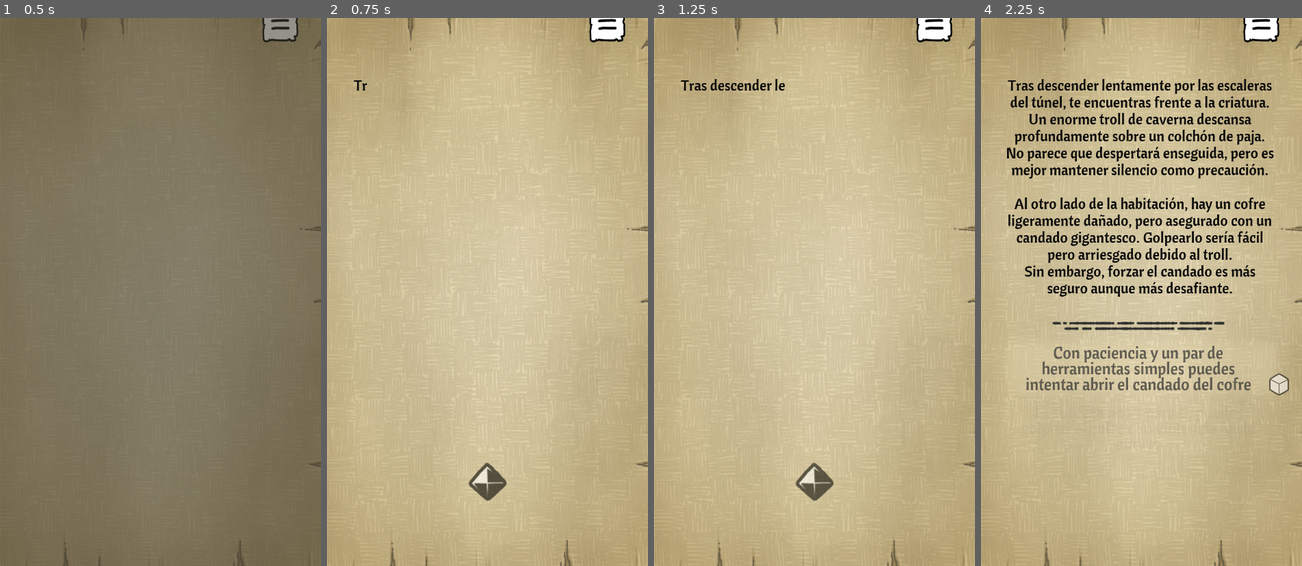
Above: before the commit, frames 1-4 (left to right).
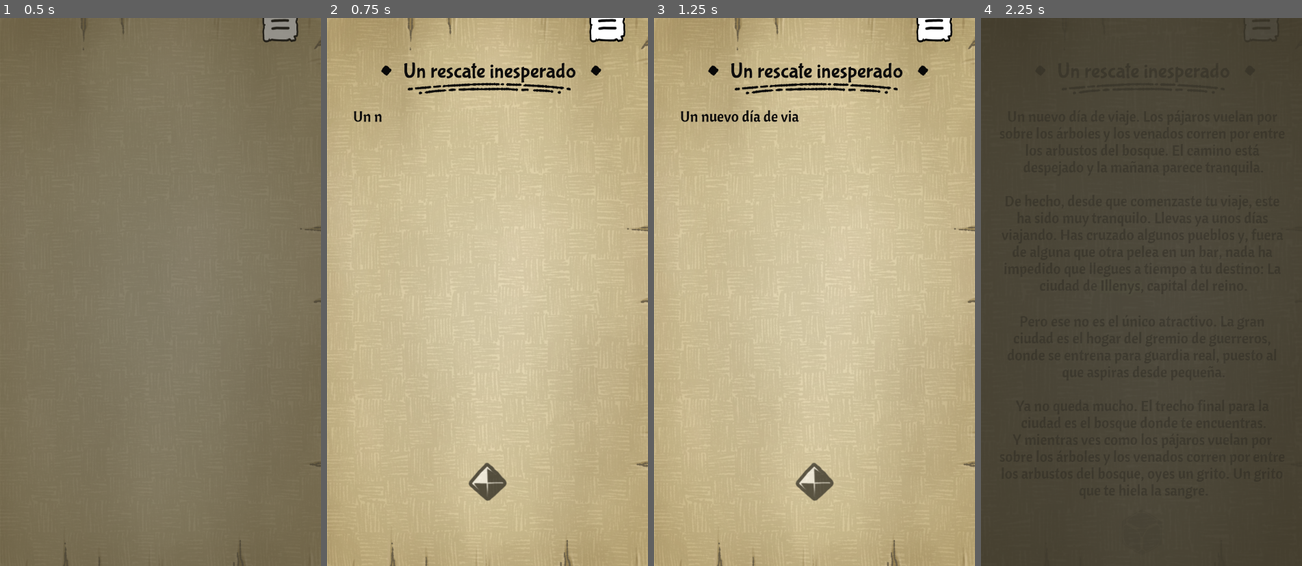
Above: after the commit, the same moments.

Repository: GabrielCancro/gamebook_dungeon
Game: Godot game, scene res://adventure_core/Adventure.tscn
The game is run twice, just before and just after one commit, with the same random seed, the same clock (stepped at 60 frames per second) and the same inputs. This scene is started directly instead of the project's main scene.
Inputs (mouse positions are in pixels of both pictures, inside the frame that each line leads up to):
- Up to frame 1 (0.5 s): no input
- Up to frame 2 (0.75 s): move the mouse to (558, 264) at 0.52 s; click (558, 264) at 0.67 s
- Up to frame 3 (1.25 s): no input
- Up to frame 4 (2.25 s): click (1141, 483) at 1.25 s; click (1141, 533) at 2.02 s

Frame 1 is identical in both runs. In frame 2, 1.3% of the frame differs, in the area x 8-86%, y 8-19%; in frame 3, 1.7%; in frame 4, 98%, in the area x 0-100%, y 0-100%.

Commit message:
update

Diff:
--- a/adventure_core/ActionLine.gd
+++ b/adventure_core/ActionLine.gd
@@ -17,7 +17,7 @@
 
 	if "isNew" in data && data.isNew:
 		data.isNew = false
-		$TextureRect.modulate = Color(1,1,.5,1)
+		$TextureRect.modulate = Color(.8,.8,1,1)
 
 	$diceIcon.visible = false
 	if data.has("isDice"):
--- a/adventure_core/Adventure.gd
+++ b/adventure_core/Adventure.gd
@@ -14,6 +14,7 @@
 	adventure_items_node.set_script( load("res://adventures/adv_test/adventure_items.gd") )
 	add_child(adventure_items_node)
 	change_room(GC.CURRENT_ROOM)
+	$NextPage.connect("button_down",self,"on_next_page_click")
 
 func change_room(room_id):
 	$Fade.fadeIn()
@@ -33,6 +34,7 @@
 		GC.ADV_DATA[room_id] = room_data_node.room_data
 	GC.CURRENT_ROOM = room_id
 
+	$NextPage.visible = false
 	if room_data_node.has_method("on_enter_room"): room_data_node.on_enter_room()
 	if room_data_node.has_method("on_dices_result"): $DicesResults.connect("on_accept_result",room_data_node,"on_dices_result")
 
@@ -42,7 +44,12 @@
 
 	$Narrator.start_narrator()
 	yield($Narrator,"on_finish")
-	$Desitions.show_options()
+
+	if("is_auto_next" in GC.get_current_room_data()): $NextPage.visible = true
+	else: $Desitions.show_options()
 
 func set_blocker(vis):
 	$Blocker.visible = vis
+
+func on_next_page_click():
+	change_room(GC.get_current_room_data().is_auto_next)
--- a/adventure_core/Adventure.tscn
+++ b/adventure_core/Adventure.tscn
@@ -20,6 +20,7 @@
 [ext_resource path="res://assets/ui/Clavo1.png" type="Texture" id=18]
 [ext_resource path="res://adventure_core/DicesResults.tscn" type="PackedScene" id=19]
 [ext_resource path="res://fx/AlphaFx.tscn" type="PackedScene" id=20]
+[ext_resource path="res://assets/ui/IconoBoton.png" type="Texture" id=21]
 
 [sub_resource type="DynamicFont" id=4]
 size = 55
@@ -41,6 +42,7 @@
 
 [sub_resource type="DynamicFont" id=5]
 size = 38
+outline_color = Color( 0.788235, 0.729412, 0.568627, 1 )
 use_filter = true
 extra_spacing_bottom = -5
 font_data = ExtResource( 3 )
@@ -85,13 +87,13 @@
 [node name="VBox" type="VBoxContainer" parent="Narrator"]
 anchor_left = 0.5
 anchor_right = 0.5
-margin_left = -360.0
-margin_right = 360.0
+margin_left = -372.0
+margin_right = 384.0
 margin_bottom = 752.0
 custom_constants/separation = 25
 
 [node name="Title" type="Control" parent="Narrator/VBox"]
-margin_right = 720.0
+margin_right = 756.0
 margin_bottom = 100.0
 rect_min_size = Vector2( 0, 100 )
 
@@ -137,7 +139,7 @@
 
 [node name="Image" type="TextureRect" parent="Narrator/VBox"]
 margin_top = 125.0
-margin_right = 720.0
+margin_right = 756.0
 margin_bottom = 425.0
 rect_min_size = Vector2( 0, 300 )
 expand = true
@@ -170,7 +172,7 @@
 
 [node name="Desc" type="RichTextLabel" parent="Narrator/VBox"]
 margin_top = 450.0
-margin_right = 720.0
+margin_right = 756.0
 margin_bottom = 631.0
 custom_colors/default_color = Color( 0.054902, 0.0509804, 0.0509804, 1 )
 custom_fonts/bold_font = SubResource( 6 )
@@ -212,6 +214,20 @@
 
 [node name="AlphaFx" parent="Narrator/Button" instance=ExtResource( 20 )]
 
+[node name="NextPage" type="Button" parent="."]
+anchor_left = 0.5
+anchor_top = 0.5
+anchor_right = 0.5
+anchor_bottom = 0.5
+margin_left = -58.5
+margin_top = 562.5
+margin_right = 58.5
+margin_bottom = 687.5
+icon = ExtResource( 21 )
+flat = true
+
+[node name="AlphaFx" parent="NextPage" instance=ExtResource( 20 )]
+
 [node name="Desitions" type="Control" parent="."]
 anchor_left = 0.5
 anchor_top = 0.5
--- a/adventure_core/Combat.gd
+++ b/adventure_core/Combat.gd
@@ -3,8 +3,7 @@
 var action_line_scene = preload("res://adventure_core/ActionLine.tscn")
 
 var isRolled = false
-var d1 = 0
-var d2 = 0
+var dices_value = 0
 var pj_bo = 2
 var pj_ca = 8
 var en_bo = 1
@@ -16,10 +15,8 @@
 signal end_add_stat
 
 func _ready():
-	$Timer.connect("timeout",self,"on_time_dices_update")
 	$EndButton.connect("button_down",self,"on_click_end_button")
-	$Middle/Dice1.modulate.a = 0
-	$Middle/Dice2.modulate.a = 0
+	$Middle/DicesRolling.hide_dices()
 	$Middle/Label.modulate.a = 0
 	$TurnLabel.modulate.a = 0
 	$TurnLabel.visible = true
@@ -92,42 +89,18 @@
 	yield(get_tree().create_timer(.4),"timeout")
 	show_actions()
 
-func on_time_dices_update():
-	d1 = randi()%6+1
-	$Middle/Dice1.frame = d1-1
-	d2 = randi()%6+1
-	$Middle/Dice2.frame = d2-1
-
 func run_dices(mode):
 	if isRolled: return
 	isRolled = true
 	$Player/Options.visible = false
-	var duration = 1.2
-	$Timer.start()
-	$Tween.remove_all()
-	var start_pos = Vector2(rect_size.x*.2,rect_size.y*1.2)
-	if mode == "ENEMY": start_pos.y = -rect_size.y*.2
-	var end_pos = Vector2(rect_size.x*.35-80,$Middle.rect_size.y*.5+30)
-	$Tween.interpolate_property($Middle/Dice1,"position",start_pos,end_pos,duration,Tween.TRANS_QUAD,Tween.EASE_OUT)
-	var rot = -40-randi()%100
-	$Tween.interpolate_property($Middle/Dice1,"rotation_degrees",rot,0,duration,Tween.TRANS_QUAD,Tween.EASE_OUT)
-
-	start_pos = Vector2(rect_size.x*.3,rect_size.y*1.2)
-	if mode == "ENEMY": start_pos.y = -rect_size.y*.2
-	end_pos = Vector2(rect_size.x*.35+80,$Middle.rect_size.y*.5+30)
-	$Tween.interpolate_property($Middle/Dice2,"position",start_pos,end_pos,duration,Tween.TRANS_QUAD,Tween.EASE_OUT)
-	rot = -190-randi()%400
-	$Tween.interpolate_property($Middle/Dice2,"rotation_degrees",rot,0,duration,Tween.TRANS_QUAD,Tween.EASE_OUT)
-	$Tween.start()
-	yield(get_tree().create_timer(.05),"timeout")
-	$Middle/Dice1.modulate.a = 1
-	$Middle/Dice2.modulate.a = 1
-	yield(get_tree().create_timer(1),"timeout")
-	$Timer.stop()
-	yield(get_tree().create_timer(1),"timeout")
+
+	if mode == "PLAYER": $Middle/DicesRolling.roll(250)
+	else: $Middle/DicesRolling.roll(-250)
+	dices_value = yield($Middle/DicesRolling,"end_roll")
+
 	var BO = pj_bo
 	if mode == "ENEMY": BO = en_bo
-	final_dice = d1+d2+BO
+	final_dice = dices_value+BO
 	$Middle/Label.text = str(final_dice)
 	var atk_node = $Player/Atk
 	if mode == "ENEMY": atk_node = $Enemy/Atk
@@ -162,8 +135,7 @@
 		$Tween.start()
 		yield(get_tree().create_timer(.8),"timeout")
 		dmg_label.visible = false
-	$Tween.interpolate_property($Middle/Dice1,"modulate",Color(1,1,1,1),Color(1,1,1,0),.4,Tween.TRANS_LINEAR,Tween.EASE_OUT)
-	$Tween.interpolate_property($Middle/Dice2,"modulate",Color(1,1,1,1),Color(1,1,1,0),.4,Tween.TRANS_LINEAR,Tween.EASE_OUT)
+	$Middle/DicesRolling.hide_dices_with_anim(.4)
 	$Tween.interpolate_property($Middle/Label,"modulate",Color(1,1,1,1),Color(1,1,1,0),.4,Tween.TRANS_LINEAR,Tween.EASE_OUT)
 	$Tween.start()
 	yield(get_tree().create_timer(.8),"timeout")
--- a/adventure_core/Combat.tscn
+++ b/adventure_core/Combat.tscn
@@ -10,7 +10,7 @@
 [ext_resource path="res://assets/combat/Ataque.png" type="Texture" id=8]
 [ext_resource path="res://adventure_core/Combat.gd" type="Script" id=9]
 [ext_resource path="res://assets/ui/Clavo1.png" type="Texture" id=10]
-[ext_resource path="res://assets/gold_dices.png" type="Texture" id=11]
+[ext_resource path="res://adventure_core/DicesRolling.tscn" type="PackedScene" id=11]
 [ext_resource path="res://assets/ui/FondoOscuro.png" type="Texture" id=12]
 
 [sub_resource type="DynamicFont" id=1]
@@ -28,44 +28,6 @@
 extra_spacing_bottom = -7
 font_data = ExtResource( 4 )
 
-[sub_resource type="AtlasTexture" id=10]
-flags = 4
-atlas = ExtResource( 11 )
-region = Rect2( 0, 0, 128, 128 )
-
-[sub_resource type="AtlasTexture" id=7]
-flags = 4
-atlas = ExtResource( 11 )
-region = Rect2( 128, 0, 128, 128 )
-
-[sub_resource type="AtlasTexture" id=6]
-flags = 4
-atlas = ExtResource( 11 )
-region = Rect2( 256, 0, 128, 128 )
-
-[sub_resource type="AtlasTexture" id=9]
-flags = 4
-atlas = ExtResource( 11 )
-region = Rect2( 384, 0, 128, 128 )
-
-[sub_resource type="AtlasTexture" id=11]
-flags = 4
-atlas = ExtResource( 11 )
-region = Rect2( 512, 0, 128, 128 )
-
-[sub_resource type="AtlasTexture" id=8]
-flags = 4
-atlas = ExtResource( 11 )
-region = Rect2( 640, 0, 128, 128 )
-
-[sub_resource type="SpriteFrames" id=12]
-animations = [ {
-"frames": [ SubResource( 10 ), SubResource( 7 ), SubResource( 6 ), SubResource( 9 ), SubResource( 11 ), SubResource( 8 ) ],
-"loop": true,
-"name": "default",
-"speed": 10.0
-} ]
-
 [sub_resource type="DynamicFont" id=16]
 size = 150
 outline_size = 13
@@ -194,7 +156,7 @@
 [node name="Desc1" parent="Player/Options" instance=ExtResource( 2 )]
 anchor_right = 0.0
 anchor_bottom = 0.0
-margin_top = 149.0
+margin_top = 231.0
 margin_right = 490.0
 margin_bottom = 310.0
 
@@ -203,7 +165,7 @@
 anchor_bottom = 0.0
 margin_top = 345.0
 margin_right = 490.0
-margin_bottom = 506.0
+margin_bottom = 424.0
 
 [node name="Desc3" parent="Player/Options" instance=ExtResource( 2 )]
 visible = false
@@ -360,16 +322,6 @@
 rect_min_size = Vector2( 0, 5 )
 color = Color( 0, 0, 0, 0.392157 )
 
-[node name="Dice1" type="AnimatedSprite" parent="Middle"]
-position = Vector2( 182.8, 181.3 )
-scale = Vector2( 1.2, 1.2 )
-frames = SubResource( 12 )
-
-[node name="Dice2" type="AnimatedSprite" parent="Middle"]
-position = Vector2( 357.8, 181.3 )
-scale = Vector2( 1.2, 1.2 )
-frames = SubResource( 12 )
-
 [node name="Label" type="Label" parent="Middle"]
 anchor_left = 0.5
 anchor_top = 0.5
@@ -388,6 +340,16 @@
 valign = 1
 autowrap = true
 
+[node name="DicesRolling" parent="Middle" instance=ExtResource( 11 )]
+anchor_left = 0.5
+anchor_top = 0.5
+anchor_right = 0.5
+anchor_bottom = 0.5
+margin_left = -112.0
+margin_top = 16.0
+margin_right = -112.0
+margin_bottom = 16.0
+
 [node name="TurnLabel" type="ColorRect" parent="."]
 visible = false
 anchor_left = 0.5
@@ -470,6 +432,3 @@
 autowrap = true
 
 [node name="Tween" type="Tween" parent="."]
-
-[node name="Timer" type="Timer" parent="."]
-wait_time = 0.05
--- a/adventure_core/Dices.gd
+++ b/adventure_core/Dices.gd
@@ -4,29 +4,19 @@
 var ability_bonif = 0
 var start_dices_y = 0
 var dice_cost = 0
-var d1
-var d2
+var dices_value = 0
 var isRolled = false
 
 onready var DicesResults = get_node("../DicesResults")
-
-signal on_dice(value)
 
 func _ready():
 	GC.DICES = self
 	randomize()
 	visible = false
-	$Timer.connect("timeout",self,"on_time_dices_update")
 	$btn_roll.connect("button_down",self,"onButtonRoll")
 	$btn_back.connect("button_down",self,"onButtonClose")
 	$btn_add.connect("button_down",self,"onButtonAdd")
 	$DiceCost/btn_cost.connect("button_down",self,"onButtonCost")
-
-func on_time_dices_update():
-	d1 = randi()%6+1
-	$Dice1.frame = d1-1
-	d2 = randi()%6+1
-	$Dice2.frame = d2-1
 
 func show_dices(data):
 	dices_data = data
@@ -43,8 +33,7 @@
 	$Modif/Label2.text = "+"+str(ability_bonif)
 	visible = true
 	isRolled = false
-	$Dice1.visible = false
-	$Dice2.visible = false
+	$DicesRolling.hide_dices()
 	$Result.visible = false
 	$btn_roll.visible = true
 	$btn_back.visible = true
@@ -52,7 +41,14 @@
 	$Tween.start()
 
 func onButtonRoll():
-	run_dices()
+	if isRolled: return
+	isRolled = true
+	check_dices_type()
+	$btn_roll.visible = false
+	$btn_back.visible = false
+	$DicesRolling.roll()
+	var dices_value = yield($DicesRolling,"end_roll")
+	show_result()
 
 func onButtonClose():
 	GC.ACTION_POINTS += ability_bonif + dice_cost
@@ -80,38 +76,8 @@
 		visible = false
 		GC.POPUP.show_popup("No tienes suficiente PUNTOS DE CONCENTRACIÓN para realizar esta tirada!")
 
-func run_dices():
-	if isRolled: return
-	isRolled = true
-	check_dices_type()
-	$btn_roll.visible = false
-	$btn_back.visible = false
-	var duration = 1.2
-	$Timer.start()
-	$Tween.remove_all()
-	var start_pos = Vector2(rect_size.x*.3,rect_size.y*1.2)
-	var end_pos = Vector2(rect_size.x*.4,rect_size.y*.7)
-	$Tween.interpolate_property($Dice1,"position",start_pos,end_pos,duration,Tween.TRANS_QUAD,Tween.EASE_OUT)
-	var rot = -40-randi()%100
-	$Tween.interpolate_property($Dice1,"rotation_degrees",rot,0,duration,Tween.TRANS_QUAD,Tween.EASE_OUT)
-
-	start_pos = Vector2(rect_size.x*.7,rect_size.y*1.2)
-	end_pos = Vector2(rect_size.x*.6,rect_size.y*.7)
-	$Tween.interpolate_property($Dice2,"position",start_pos,end_pos,duration,Tween.TRANS_QUAD,Tween.EASE_OUT)
-	rot = -190-randi()%400
-	$Tween.interpolate_property($Dice2,"rotation_degrees",rot,0,duration,Tween.TRANS_QUAD,Tween.EASE_OUT)
-
-	$Tween.start()
-	$Dice1.visible = true
-	$Dice2.visible = true
-	yield(get_tree().create_timer(1),"timeout")
-	$Timer.stop()
-	yield(get_tree().create_timer(1),"timeout")
-	show_result()
-
-
 func show_result():
-	var value = d1+d2+ability_bonif
+	var value = dices_value+ability_bonif
 	var result_desc = "F"
 	var size = dices_data.results.size()
 	for i in range(size):
@@ -128,7 +94,6 @@
 
 	yield(get_tree().create_timer(2.2),"timeout")
 	visible = false
-	emit_signal("on_dice",d1+d2+ability_bonif)
 	DicesResults.show_results(value,dices_data)
 
 func check_dices_type():
--- a/adventure_core/Dices.tscn
+++ b/adventure_core/Dices.tscn
@@ -1,12 +1,11 @@
-[gd_scene load_steps=37 format=2]
+[gd_scene load_steps=29 format=2]
 
 [ext_resource path="res://adventure_core/Dices.gd" type="Script" id=1]
 [ext_resource path="res://assets/ui/TextoFlotante.png" type="Texture" id=2]
 [ext_resource path="res://assets/ui/Result_F.png" type="Texture" id=3]
 [ext_resource path="res://assets/ui/dices_icon_2.png" type="Texture" id=4]
-[ext_resource path="res://assets/gold_dices.png" type="Texture" id=5]
+[ext_resource path="res://adventure_core/DicesRolling.tscn" type="PackedScene" id=5]
 [ext_resource path="res://font/FONT_2 Titles BubblegumSans-Regular.ttf" type="DynamicFontData" id=6]
-[ext_resource path="res://font/KELMSCOT.TTF" type="DynamicFontData" id=7]
 [ext_resource path="res://font/IMFePIsc28P_0.ttf" type="DynamicFontData" id=8]
 [ext_resource path="res://adventure_core/ItemSelector.tscn" type="PackedScene" id=9]
 [ext_resource path="res://assets/ui/FondoPagina-IntroYCapítulo.png" type="Texture" id=10]
@@ -39,55 +38,18 @@
 outline_color = Color( 0.764706, 0.764706, 0.764706, 1 )
 font_data = SubResource( 1 )
 
-[sub_resource type="DynamicFont" id=4]
+[sub_resource type="DynamicFont" id=19]
 size = 200
-outline_size = 8
-outline_color = Color( 1, 0.960784, 0.282353, 1 )
-font_data = ExtResource( 7 )
+outline_size = 3
+outline_color = Color( 0.235294, 0.215686, 0.164706, 1 )
+use_filter = true
+font_data = ExtResource( 6 )
 
 [sub_resource type="DynamicFont" id=15]
 size = 48
 outline_size = 2
 outline_color = Color( 0.207843, 0.207843, 0.207843, 1 )
 font_data = ExtResource( 8 )
-
-[sub_resource type="AtlasTexture" id=10]
-flags = 4
-atlas = ExtResource( 5 )
-region = Rect2( 0, 0, 128, 128 )
-
-[sub_resource type="AtlasTexture" id=7]
-flags = 4
-atlas = ExtResource( 5 )
-region = Rect2( 128, 0, 128, 128 )
-
-[sub_resource type="AtlasTexture" id=6]
-flags = 4
-atlas = ExtResource( 5 )
-region = Rect2( 256, 0, 128, 128 )
-
-[sub_resource type="AtlasTexture" id=9]
-flags = 4
-atlas = ExtResource( 5 )
-region = Rect2( 384, 0, 128, 128 )
-
-[sub_resource type="AtlasTexture" id=11]
-flags = 4
-atlas = ExtResource( 5 )
-region = Rect2( 512, 0, 128, 128 )
-
-[sub_resource type="AtlasTexture" id=8]
-flags = 4
-atlas = ExtResource( 5 )
-region = Rect2( 640, 0, 128, 128 )
-
-[sub_resource type="SpriteFrames" id=12]
-animations = [ {
-"frames": [ SubResource( 10 ), SubResource( 7 ), SubResource( 6 ), SubResource( 9 ), SubResource( 11 ), SubResource( 8 ) ],
-"loop": true,
-"name": "default",
-"speed": 10.0
-} ]
 
 [sub_resource type="DynamicFont" id=14]
 size = 90
@@ -294,9 +256,9 @@
 anchor_right = 0.5
 anchor_bottom = 0.5
 margin_left = -187.0
-margin_top = 46.0
+margin_top = 94.0
 margin_right = 187.0
-margin_bottom = 370.0
+margin_bottom = 418.0
 focus_mode = 0
 icon = ExtResource( 17 )
 flat = true
@@ -325,12 +287,17 @@
 anchor_right = 0.5
 anchor_bottom = 0.5
 margin_left = -233.0
-margin_top = -79.0
+margin_top = -87.0
 margin_right = 233.0
-margin_bottom = 143.0
-custom_colors/font_color = Color( 0.196078, 0.2, 0.145098, 1 )
-custom_fonts/font = SubResource( 4 )
-text = "999"
+margin_bottom = 147.0
+custom_colors/font_color = Color( 0.929412, 0.929412, 0.929412, 1 )
+custom_colors/font_color_shadow = Color( 0.235294, 0.215686, 0.164706, 1 )
+custom_constants/shadow_offset_x = -3
+custom_constants/line_spacing = 0
+custom_constants/shadow_offset_y = 8
+custom_constants/shadow_as_outline = 0
+custom_fonts/font = SubResource( 19 )
+text = "14"
 align = 1
 valign = 1
 
@@ -419,19 +386,6 @@
 text = "  Usar Antorcha +2"
 flat = true
 
-[node name="Dice1" type="AnimatedSprite" parent="."]
-position = Vector2( 329.8, 1713.8 )
-scale = Vector2( 1.2, 1.2 )
-frames = SubResource( 12 )
-
-[node name="Dice2" type="AnimatedSprite" parent="."]
-position = Vector2( 481.8, 1713.8 )
-scale = Vector2( 1.2, 1.2 )
-frames = SubResource( 12 )
-
-[node name="Timer" type="Timer" parent="."]
-wait_time = 0.05
-
 [node name="btn_add" type="Button" parent="."]
 anchor_left = 0.5
 anchor_top = 0.5
@@ -499,6 +453,14 @@
 margin_right = -225.0
 margin_bottom = 648.5
 
+[node name="DicesRolling" parent="." instance=ExtResource( 5 )]
+anchor_left = 0.5
+anchor_top = 0.5
+anchor_right = 0.5
+anchor_bottom = 0.5
+margin_top = 480.0
+margin_bottom = 480.0
+
 [node name="DiceCost" type="ColorRect" parent="."]
 visible = false
 anchor_left = 0.5
--- a/adventure_core/DicesResults.tscn
+++ b/adventure_core/DicesResults.tscn
@@ -5,15 +5,16 @@
 [ext_resource path="res://assets/ui/Garb.png" type="Texture" id=3]
 [ext_resource path="res://assets/ui/Result_EP.png" type="Texture" id=4]
 [ext_resource path="res://fx/AlphaFx.tscn" type="PackedScene" id=5]
-[ext_resource path="res://font/KELMSCOT.TTF" type="DynamicFontData" id=7]
+[ext_resource path="res://font/FONT_2 Titles BubblegumSans-Regular.ttf" type="DynamicFontData" id=6]
 [ext_resource path="res://assets/ui/FondoPagina-IntroYCapítulo.png" type="Texture" id=10]
 [ext_resource path="res://assets/ui/FondoOscuro.png" type="Texture" id=11]
 
 [sub_resource type="DynamicFont" id=18]
 size = 200
-outline_size = 8
-outline_color = Color( 1, 0.960784, 0.282353, 1 )
-font_data = ExtResource( 7 )
+outline_size = 3
+outline_color = Color( 0.235294, 0.215686, 0.164706, 1 )
+use_filter = true
+font_data = ExtResource( 6 )
 
 [sub_resource type="DynamicFont" id=17]
 size = 48
@@ -70,13 +71,18 @@
 anchor_top = 0.5
 anchor_right = 0.5
 anchor_bottom = 0.5
-margin_left = -103.5
-margin_top = -79.0
-margin_right = 103.5
-margin_bottom = 143.0
-custom_colors/font_color = Color( 0.196078, 0.2, 0.145098, 1 )
+margin_left = -233.0
+margin_top = -87.0
+margin_right = 233.0
+margin_bottom = 147.0
+custom_colors/font_color = Color( 0.929412, 0.929412, 0.929412, 1 )
+custom_colors/font_color_shadow = Color( 0.235294, 0.215686, 0.164706, 1 )
+custom_constants/shadow_offset_x = -3
+custom_constants/line_spacing = 0
+custom_constants/shadow_offset_y = 8
+custom_constants/shadow_as_outline = 0
 custom_fonts/font = SubResource( 18 )
-text = "12"
+text = "14"
 align = 1
 valign = 1
 
--- /dev/null
+++ b/adventure_core/DicesRolling.gd
@@ -0,0 +1,56 @@
+
+extends Control
+
+var d1 = 0
+var d2 = 0
+var duration = 1.2
+
+onready var end_pos1 = $Dice1.position
+onready var end_pos2 = $Dice2.position
+
+signal end_roll(val)
+
+func _ready():
+	randomize()
+	$Timer.connect("timeout",self,"on_time")
+
+func hide_dices():
+	visible = false
+
+func hide_dices_with_anim(duration=.2):
+	$Tween.remove_all()
+	$Tween.interpolate_property(self,"modulate",modulate,Color(1,1,1,0),duration,Tween.TRANS_QUAD,Tween.EASE_OUT)
+	$Tween.start()
+	yield(get_tree().create_timer(duration+.2),"timeout")
+	hide_dices()
+	modulate.a = 1
+
+func on_time():
+	d1 = randi()%6+1
+	$Dice1.frame = d1-1
+	d2 = randi()%6+1
+	$Dice2.frame = d2-1
+
+func roll(orgY=120,desX=60):
+	$Tween.remove_all()
+	var start_pos1 = end_pos1 + Vector2(-desX,orgY)
+	add_dice_anim($Dice1,start_pos1,end_pos1)
+	var start_pos2 = end_pos2 + Vector2(desX,orgY)
+	add_dice_anim($Dice2,start_pos2,end_pos2)
+	$Tween.start()
+	$Timer.start()
+	visible = true
+
+	yield(get_tree().create_timer(1),"timeout")
+	$Timer.stop()
+	yield(get_tree().create_timer(1),"timeout")
+	emit_signal("end_roll",d1+d2)
+
+func add_dice_anim(dice,start,end):
+	var rot = -90-randi()%200
+	dice.position = start
+	dice.modulate.a = 0
+	dice.rotation_degrees = rot
+	$Tween.interpolate_property(dice,"position",start,end,duration,Tween.TRANS_QUAD,Tween.EASE_OUT)
+	$Tween.interpolate_property(dice,"rotation_degrees",rot,0,duration,Tween.TRANS_QUAD,Tween.EASE_OUT)
+	$Tween.interpolate_property(dice,"modulate",Color(1,1,1,0),Color(1,1,1,1),duration/3,Tween.TRANS_QUAD,Tween.EASE_OUT)
--- /dev/null
+++ b/adventure_core/DicesRolling.tscn
@@ -0,0 +1,60 @@
+[gd_scene load_steps=10 format=2]
+
+[ext_resource path="res://assets/gold_dices.png" type="Texture" id=1]
+[ext_resource path="res://adventure_core/DicesRolling.gd" type="Script" id=2]
+
+[sub_resource type="AtlasTexture" id=10]
+flags = 4
+atlas = ExtResource( 1 )
+region = Rect2( 0, 0, 128, 128 )
+
+[sub_resource type="AtlasTexture" id=7]
+flags = 4
+atlas = ExtResource( 1 )
+region = Rect2( 128, 0, 128, 128 )
+
+[sub_resource type="AtlasTexture" id=6]
+flags = 4
+atlas = ExtResource( 1 )
+region = Rect2( 256, 0, 128, 128 )
+
+[sub_resource type="AtlasTexture" id=9]
+flags = 4
+atlas = ExtResource( 1 )
+region = Rect2( 384, 0, 128, 128 )
+
+[sub_resource type="AtlasTexture" id=11]
+flags = 4
+atlas = ExtResource( 1 )
+region = Rect2( 512, 0, 128, 128 )
+
+[sub_resource type="AtlasTexture" id=8]
+flags = 4
+atlas = ExtResource( 1 )
+region = Rect2( 640, 0, 128, 128 )
+
+[sub_resource type="SpriteFrames" id=12]
+animations = [ {
+"frames": [ SubResource( 10 ), SubResource( 7 ), SubResource( 6 ), SubResource( 9 ), SubResource( 11 ), SubResource( 8 ) ],
+"loop": true,
+"name": "default",
+"speed": 10.0
+} ]
+
+[node name="DicesRolling" type="Control"]
+script = ExtResource( 2 )
+
+[node name="Dice1" type="AnimatedSprite" parent="."]
+position = Vector2( -80, 0 )
+scale = Vector2( 1.2, 1.2 )
+frames = SubResource( 12 )
+
+[node name="Dice2" type="AnimatedSprite" parent="."]
+position = Vector2( 80, 0 )
+scale = Vector2( 1.2, 1.2 )
+frames = SubResource( 12 )
+
+[node name="Tween" type="Tween" parent="."]
+
+[node name="Timer" type="Timer" parent="."]
+wait_time = 0.05
--- a/adventure_core/Font_ActionLine.tres
+++ b/adventure_core/Font_ActionLine.tres
@@ -3,7 +3,7 @@
 [ext_resource path="res://font/FONT_1 Narrator CantoraOne-Regular.ttf" type="DynamicFontData" id=1]
 
 [resource]
-size = 42
+size = 40
 use_filter = true
 extra_spacing_top = -5
 extra_spacing_bottom = -10
--- a/adventures/adv_test/room_000.gd
+++ b/adventures/adv_test/room_000.gd
@@ -2,6 +2,7 @@
 
 var room_data = {
 	"name": "Prologo",
+	"is_auto_next":"room_001",
 	"room_id": null,
 	"image": null,
 	"title": "Un rescate inesperado",
@@ -9,14 +10,10 @@
 	\nDe hecho, desde que comenzaste tu viaje, este ha sido muy tranquilo. Llevas ya unos días viajando. Has cruzado algunos pueblos y, fuera de alguna que otra pelea en un bar, nada ha impedido que llegues a tiempo a tu destino: La ciudad de [b]Illenys[/b], capital del reino.
 	\nPero ese no es el único atractivo. La gran ciudad es el hogar del gremio de guerreros, donde se entrena para guardia real, puesto al que aspiras desde pequeña.
 	\nYa no queda mucho. El trecho final para la ciudad es el bosque donde te encuentras.
+	Y mientras ves como los pájaros vuelan por sobre los árboles y los venados corren por entre los arbustos del bosque, oyes un grito. Un grito que te hiela la sangre.
 	""",
-	"actions": {
-		"n1":{ "text":"Continuar" },
-	}
+	"actions": {}
 }
 
 func on_click_node(node_data,node_id):
 	print("CLICK IN",node_data)
-	var room_data = GC.get_current_room_data();
-	if node_id=="n1":
-		GC.ADVENTURE.change_room("room_001")
--- a/adventures/adv_test/room_001.gd
+++ b/adventures/adv_test/room_001.gd
@@ -5,10 +5,9 @@
 	"room_id": "room_001",
 	"image": preload("res://adventures/adv_test/imgs/room_001 el bosque.jpg"),
 	"desc": """
-		Y mientras ves como los pájaros vuelan por sobre los árboles y los venados corren por entre los arbustos del bosque, oyes un grito. Un grito que te hiela la sangre.
-		\nNo dudas en correr en su dirección.
+		No dudas en correr en su dirección.
 		El grito te guía a través de los árboles fuera del camino.
-		Cuando llegas te encuentras con un guardia herido. Es un guardia Real.
+		\nCuando llegas te encuentras con un guardia herido. Es un guardia Real.
 		Aún sigue con vida y te pide ayuda.
 	""",
 	"actions": {
--- a/global_config.gd
+++ b/global_config.gd
@@ -1,7 +1,7 @@
 extends Node
 
 var ADVENTURE_FOLDER = "adv_test"
-var CURRENT_ROOM = "room_010"
+var CURRENT_ROOM = "room_000"
 var ADVENTURE
 var DICES
 var DICESRESULTS
Not shown: 1 places in adventure_core/Adventure.tscn that only renumber resources
Not shown: 1 places in adventure_core/Combat.tscn that only renumber resources
